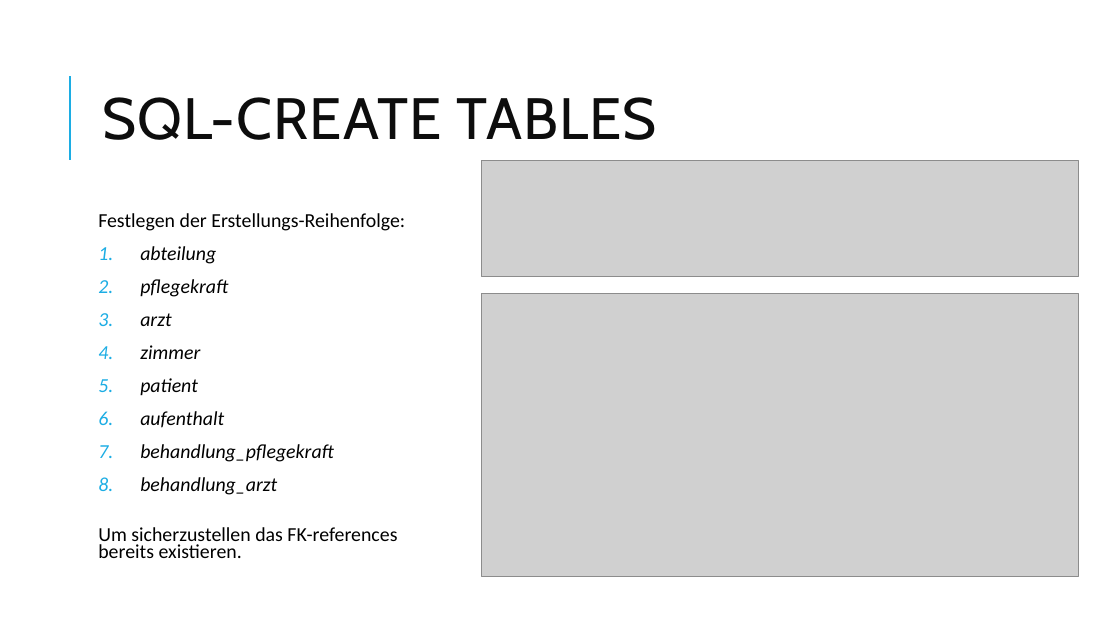
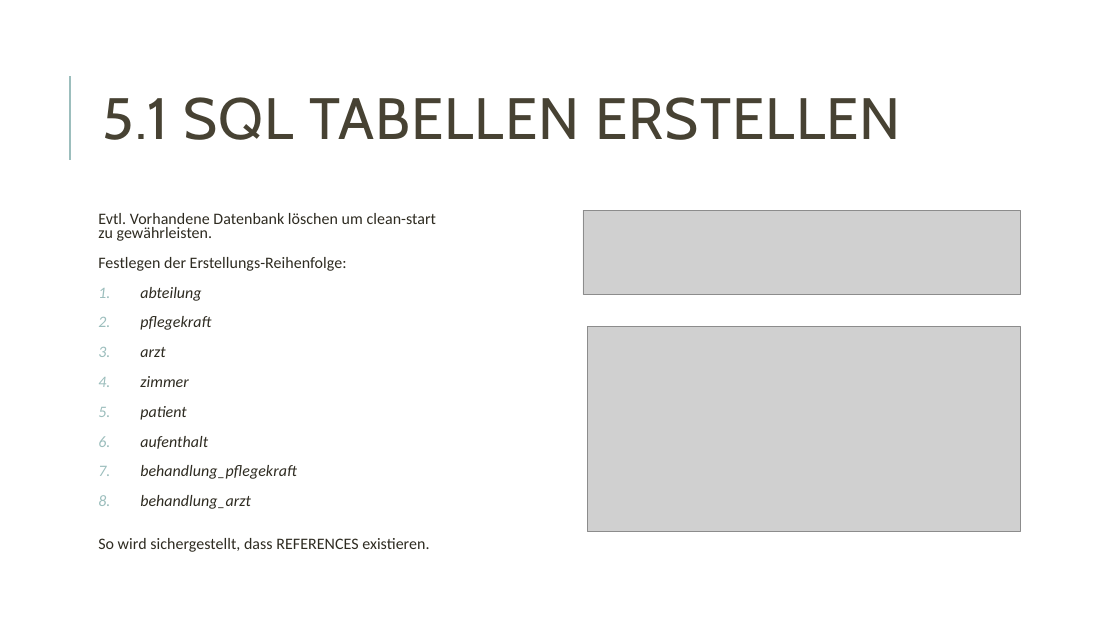
Before and after one commit to vincepr/proj_db_krankenhaus, a slide deck: slide 6 of Datenbank_Krankenhaus.pptx. Drawn at 1120x630 pixels with LibreOffice and Linux fonts; fonts in the diff are those of the drawing; grey boxes stand for pictures. Boxes give left, top, right and bottom in pixels: in the first picture for what was removed or moved away, otherwise in the second. Text is boxed around its words. In the diff, an @@ line names an element or a change of style, - is before the commit and + after.

```diff
--- a/Datenbank_Krankenhaus.pptx
+++ b/Datenbank_Krankenhaus.pptx
@@ line (70, 160) - (70, 76): stroke #1CADE4 1.5 pt to #9CBEBD 1.5 pt @@
@@ title at [102, 97, 901, 140]: text changed; text colour #0D0D0D to #474233 @@
-SQL-CREATE TABLES
+5.1 SQL TABELLEN ERSTELLEN
@@ text at [98, 213, 436, 241]: paragraph added @@
+Evtl. Vorhandene Datenbank löschen um clean-start zu gewährleisten.
@@ picture: place and size @@
-picture at [481, 161, 1079, 277]
+picture at [583, 210, 1020, 295]
@@ text at [98, 257, 347, 509]: size 17.1 to 13.8 pt, text colour #000000 to #2E2B21 in "Festlegen der Erstellungs-Reihenfolge:", "abteilung", "pflegekraft", "arzt" and 5 more places; bullet colour #1CADE4 to #9CBEBD @@
@@ picture: place and size @@
-picture at [481, 294, 1079, 576]
+picture at [587, 327, 1020, 532]
@@ text at [98, 538, 429, 552]: text changed; size 17.1 to 13.8 pt; text colour #000000 to #2E2B21 @@
-Um sicherzustellen das FK-references bereits existieren.
+So wird sichergestellt, dass REFERENCES existieren.
```
Also in this commit, not shown: 7 other slides changed, 1 slide added, 1 slide removed.
